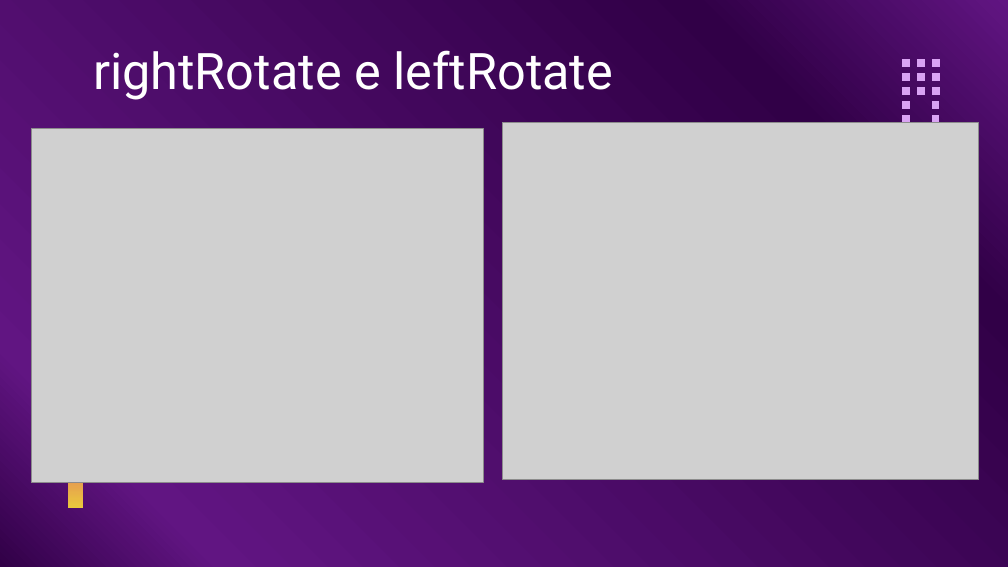
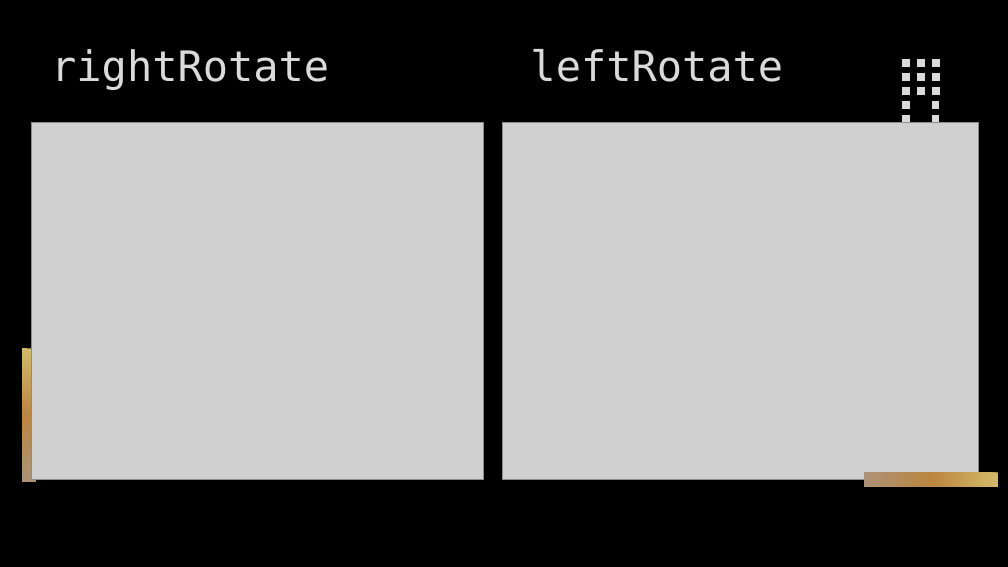
Before and after one commit to henriksson666/Algorithms-and-Data-Structures, a slide deck: slide 6 of Data Structures/src/AVL Tree.pptx. Drawn at 1008x567 pixels with LibreOffice and Linux fonts; fonts in the diff are those of the drawing; grey boxes stand for pictures; background and template pictures are left out. Boxes give left, top, right and bottom in pixels: in the first picture for what was removed or moved away, otherwise in the second. Text is boxed around its words. In the diff, an @@ line names an element or a change of style, - is before the commit and + after.

```diff
--- a/Data Structures/src/AVL Tree.pptx
+++ b/Data Structures/src/AVL Tree.pptx
@@ background gradient #310047 to #611582 to picture (left out) @@
@@ title at [51, 49, 783, 90]: text changed; size 36 to 30 pt; font Roboto to DejaVu Sans Mono; text colour #FFFFFF to #DADADA @@
-rightRotate e leftRotate
+rightRotate leftRotate
@@ fill #D9A3F3 to #DADADA in 13 elements at [932, 115, 939, 122], [932, 101, 939, 108], [932, 88, 940, 95], [932, 74, 940, 81], [932, 60, 940, 67], [917, 88, 925, 95], [917, 74, 925, 81], [917, 60, 925, 67], [902, 115, 909, 122], [902, 101, 909, 108], [902, 88, 909, 95], [902, 74, 910, 81], [902, 60, 910, 67] @@
@@ picture: place and size @@
-picture at [31, 128, 483, 482]
+picture at [31, 123, 483, 480]
@@ freeform shape: place and size @@
-freeform shape at [69, 374, 84, 508]
+freeform shape at [22, 349, 37, 483]
@@ freeform shape at [22, 349, 37, 483]: fill gradient #DB00A6 to #DF596E to #EAC93D to gradient #D3BA68 to #BB8640 to #AD9277 @@
@@ freeform shape added at [865, 472, 999, 487], fill gradient #D3BA68 to #BB8640 to #AD9277 @@
```
Also in this commit, not shown: 7 other slides changed, 3 slides added, 2 slides removed, 1 other file.
